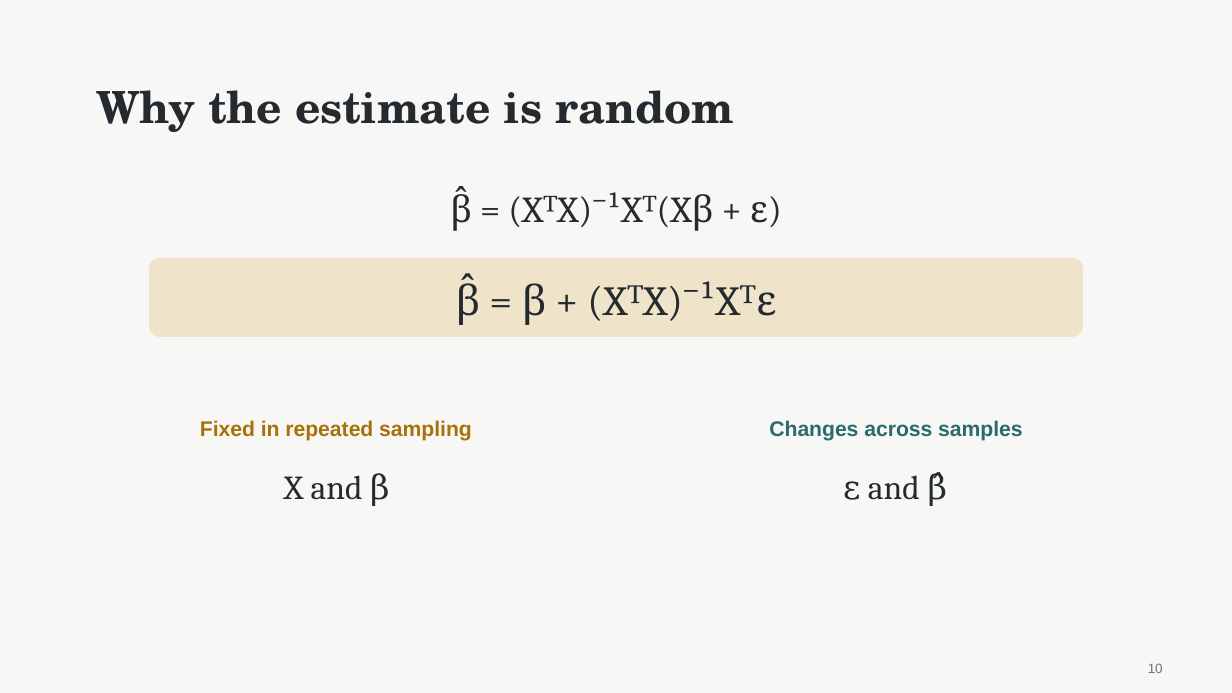
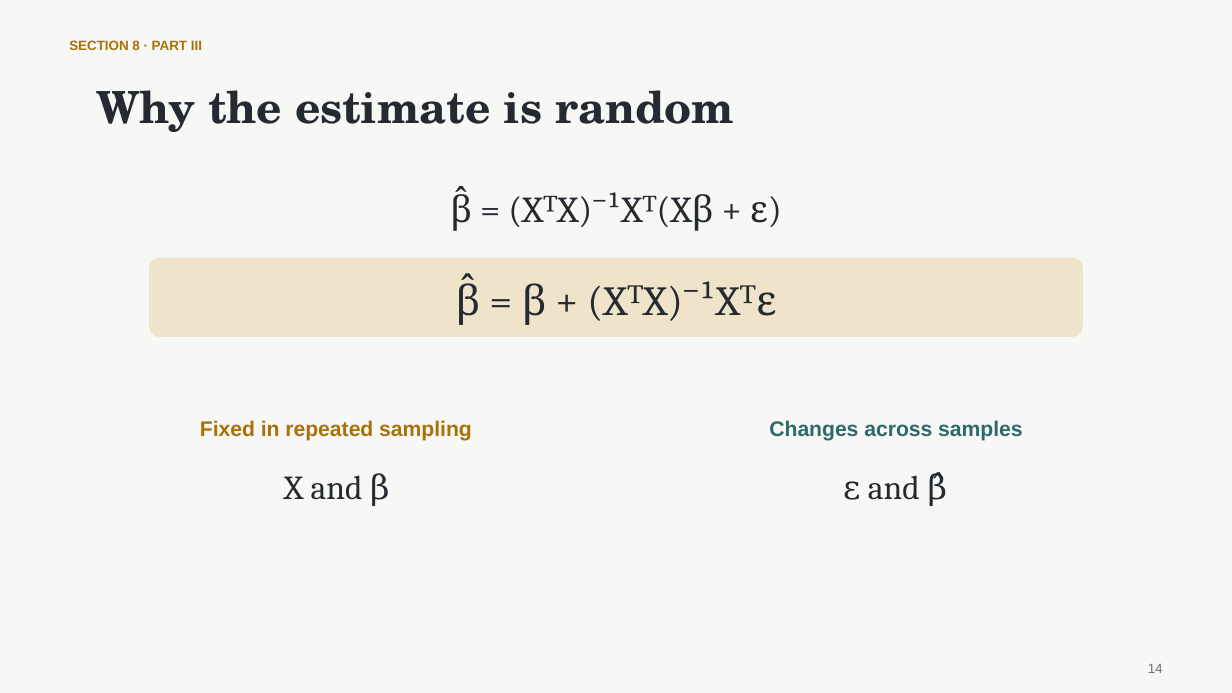
Before and after one commit to nurdauletakhanov/ReadingLab, a slide deck: slide 14 of public/slides/session-0-least-squares-foundations.pptx (slide 10 before the commit). Drawn at 1232x693 pixels with LibreOffice and Linux fonts; fonts in the diff are those of the drawing. Boxes give left, top, right and bottom in pixels: in the first picture for what was removed or moved away, otherwise in the second. Text is boxed around its words. In the diff, an @@ line names an element or a change of style, - is before the commit and + after.

Commit message:
Align Session 0 slides with tutorial sections

```diff
--- a/public/slides/session-0-least-squares-foundations.pptx
+++ b/public/slides/session-0-least-squares-foundations.pptx
@@ text added at (69, 40, 202, 54), 10.5 pt, text #A8710A, bold @@
+SECTION 8 · PART III
@@ text at (1148, 664, 1163, 673): text changed @@
-10
+14
```
Also in this commit, not shown: 16 other slides changed, 4 slides added, 4 slides removed, 1 other file.
